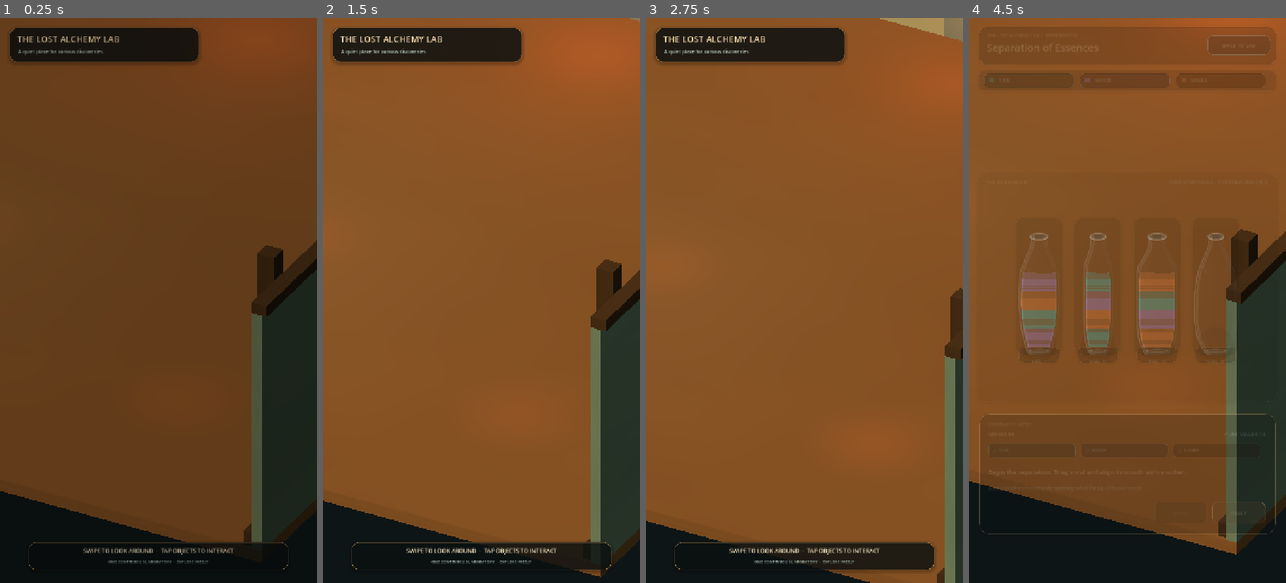
Above: before the commit, frames 1-4 (left to right).
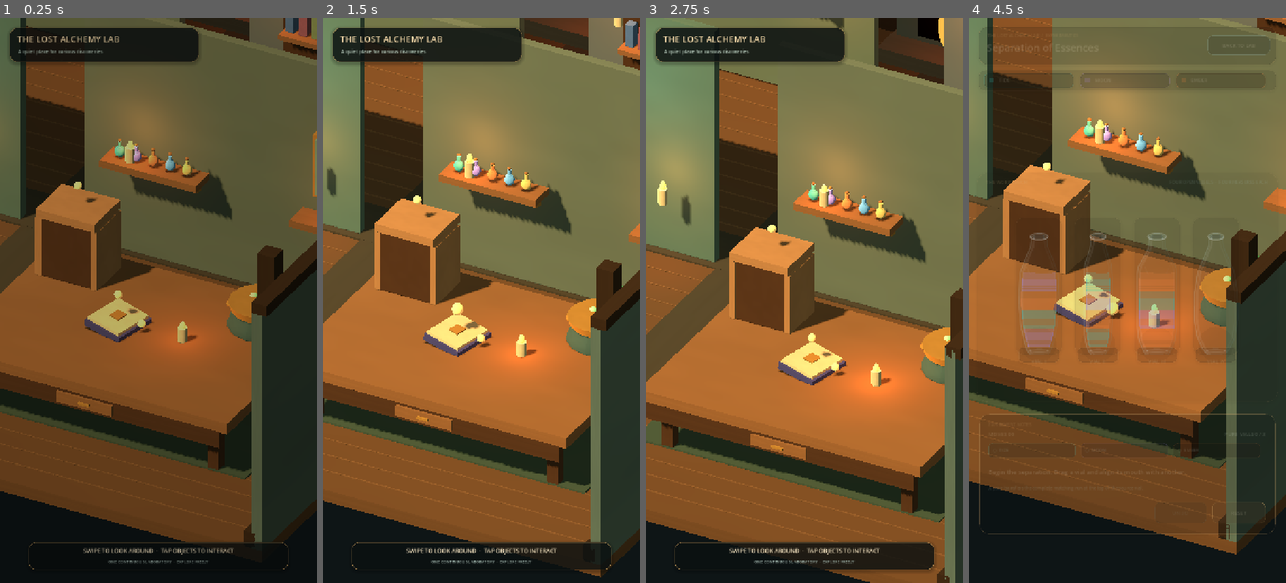
Above: after the commit, the same moments.

Repository: Kryodo/spell-sort-game
Game: Godot game, scene res://scenes/lab_room_prototype.tscn
The game is run twice, just before and just after one commit, with the same random seed, the same clock (stepped at 60 frames per second) and the same inputs.
Inputs (mouse positions are in pixels of both pictures, inside the frame that each line leads up to):
- Up to frame 1 (0.25 s): no input
- Up to frame 2 (1.5 s): move the mouse to (551, 272) at 0.52 s; click (551, 272) at 0.67 s; drag from (418, 328) to (465, 413) at 1.27 s
- Up to frame 3 (2.75 s): tap Enter at 2 s; move the mouse to (836, 176) at 2.02 s; click (836, 176) at 2.17 s
- Up to frame 4 (4.5 s): tap Space at 2.75 s; drag from (1111, 413) to (1032, 215) at 2.77 s; tap Enter at 3.5 s; move the mouse to (1222, 385) at 3.52 s; click (1222, 385) at 3.67 s; click "BEGIN EXPERIMENT" at 4.25 s

The runs differ from the first frame. In frame 1, 61% of the frame differs, in the area x 0-100%, y 0-93%; in frame 2, 67%; in frame 3, 73%, in the area x 0-100%, y 0-100%; in frame 4, 64%.

Commit message:
Render hub surfaces through opaque shader pipeline

Diff:
--- a/shaders/painterly_surface.gdshader
+++ b/shaders/painterly_surface.gdshader
@@ -1,5 +1,5 @@
 shader_type spatial;
-render_mode blend_mix, depth_draw_opaque, diffuse_burley, specular_schlick_ggx;
+render_mode depth_draw_opaque, diffuse_burley, specular_schlick_ggx;
 
 uniform vec4 base_color : source_color = vec4(0.5, 0.4, 0.3, 1.0);
 uniform float grain_scale = 8.0;
@@ -33,7 +33,6 @@
     float brush = sin((UV.y * 31.0) + broad * 2.1) * 0.5 + 0.5;
     float pigment = (broad - 0.5) * 0.075 + (fine - 0.5) * 0.035 + (brush - 0.5) * 0.018;
     ALBEDO = max(base_color.rgb * (1.0 + pigment * grain_strength * 12.0), vec3(0.0));
-    ALPHA = base_color.a;
     METALLIC = metallic_amount;
     ROUGHNESS = roughness_amount;
     SPECULAR = 0.22;
